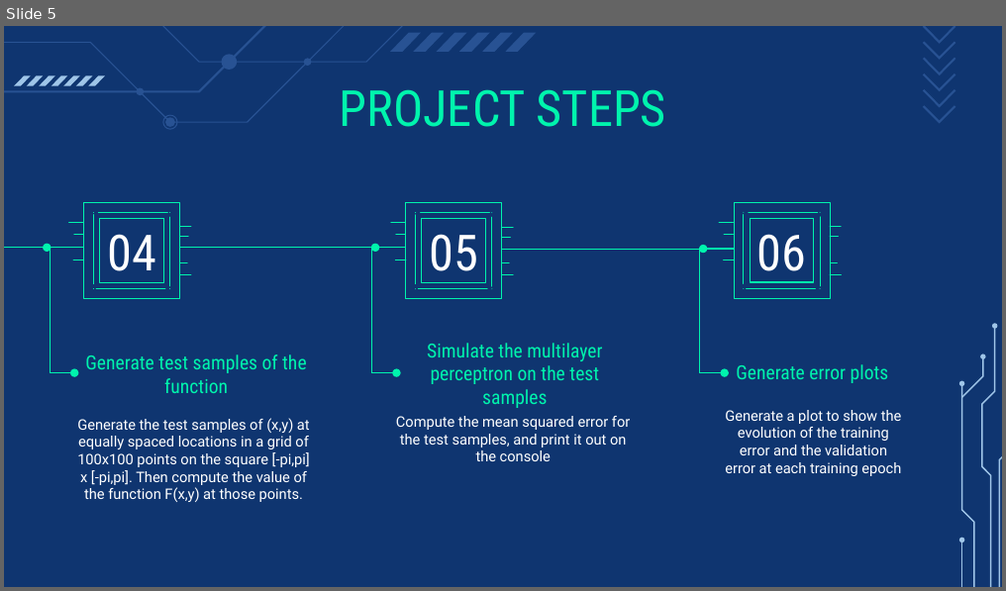
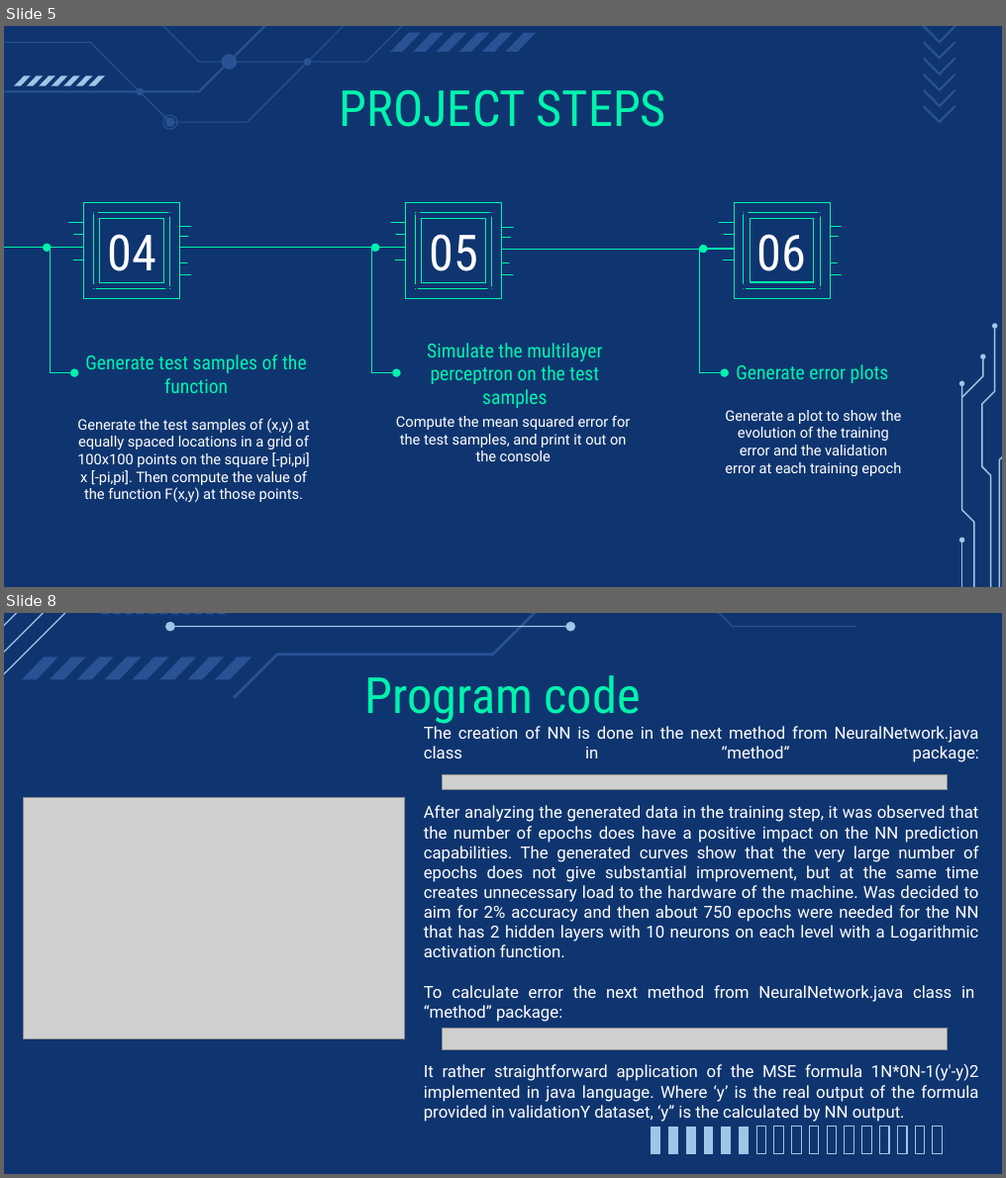
Before and after one commit to IntelligentSystemsUMAProject/LabProject01, a slide deck: Neural Networks.pptx. Shown one above the other, each under a label of ours: slide 5 before the commit, slides 5 and 8 after it; the slides between them are not shown. The pictures are 1006x591 and 1006x1178 pixels, drawn with LibreOffice and Linux fonts; fonts in the diff are those of the drawing; grey boxes stand for pictures. Boxes give left, top, right and bottom in pixels: in the first picture for what was removed or moved away, otherwise in the second. Text is boxed around its words. In the diff, an @@ line names an element or a change of style, - is before the commit and + after.

```diff
--- a/Neural Networks.pptx
+++ b/Neural Networks.pptx
@@ slide 8 added at [4,613,1002,1174], background #0F3570 @@
@@ group added at [4,613,857,699]: 27 freeform shapes @@
@@ title added at [365,675,641,724], 36 pt, text #00F4AD @@
+Program code
@@ text added at [424,726,979,1122], 12 pt, text #FFFFFF @@
+The creation of NN is done in the next method from NeuralNetwork.java class in “method” package:
+After analyzing the generated data in the training step, it was observed that the number of epochs does have a positive impact on the NN prediction capabilities. The generated curves show that the very large number of epochs does not give substantial improvement, but at the same time creates unnecessary load to the hardware of the machine. Was decided to aim for 2% accuracy and then about 750 epochs were needed for the NN that has 2 hidden layers with 10 neurons on each level with a Logarithmic activation function.
+To calculate error the next method from NeuralNetwork.java class in “method” package:
+It rather straightforward application of the MSE formula 1N*0N-1(y'-y)2 implemented in java language. Where ‘y’ is the real output of the formula provided in validationY dataset, ‘y’’ is the calculated by NN output.
@@ picture added at [443,775,947,790] @@
@@ picture added at [24,797,405,1039] @@
@@ picture added at [443,1028,947,1052] @@
@@ group added at [650,1127,943,1154]: 17 freeform shapes @@
```
Also in this commit, not shown: 6 slides changed, 3 other slides added, 1 slide removed.
